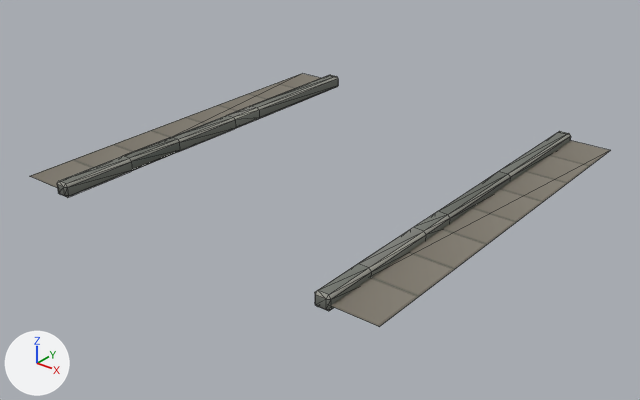
A saved change to the glTF model frontend/public/assets/models/sidewalk/straight.glb.
Both versions are drawn from a 50 mm lens placed at (19.4, -24.9, 13.7), pointed at (0.1, -0.7, -1.3). The axes (+X, +Y, +Z) are drawn at lower left. The lights are the same throughout. Mesh edges are drawn as thin lines. Where no turn or scale is listed for an object, it has been applied to the vertices.

In view in the first picture: 'road_section_x8', 'road_section_x8_sidewalk'.
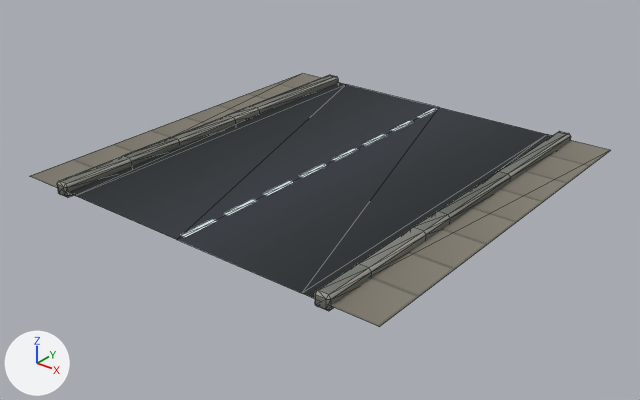
Where the change shows, as pixel boxes (x1, y1, x2, y2) in the pictures (640 x 400 px):
```json
{"object": "road_section_x8.001", "change": "added", "after": [67, 82, 552, 299]}
```

The change, as JSON lines over the scene's bpy script:
```json
{"op": "add", "block": "mat_city_mat_003", "code": ["mat_city_mat_003 = bpy.data.materials.new('city_mat.003')", "# uses the picture img_city_glow", "# uses the picture img_city_metal_jpg_city_rough_jpg", "# uses the picture img_city_tex"]}
{"op": "add", "block": "me_mesh_025", "code": ["me_mesh_025 = bpy.data.meshes.new('Mesh.025')", "me_mesh_025.from_pydata(...)  # 42 vertices, 24 faces; spans x -6.0..6.0, y -8.0..8.0, z 0.0", "me_mesh_025.materials.append(mat_city_mat_003)"]}
{"op": "add", "block": "ob_road_section_x8_001", "code": ["ob_road_section_x8_001 = bpy.data.objects.new('road_section_x8.001', me_mesh_025)", "ob_road_section_x8_001.location = (0.0, 0.0, 0.0)"]}
```
